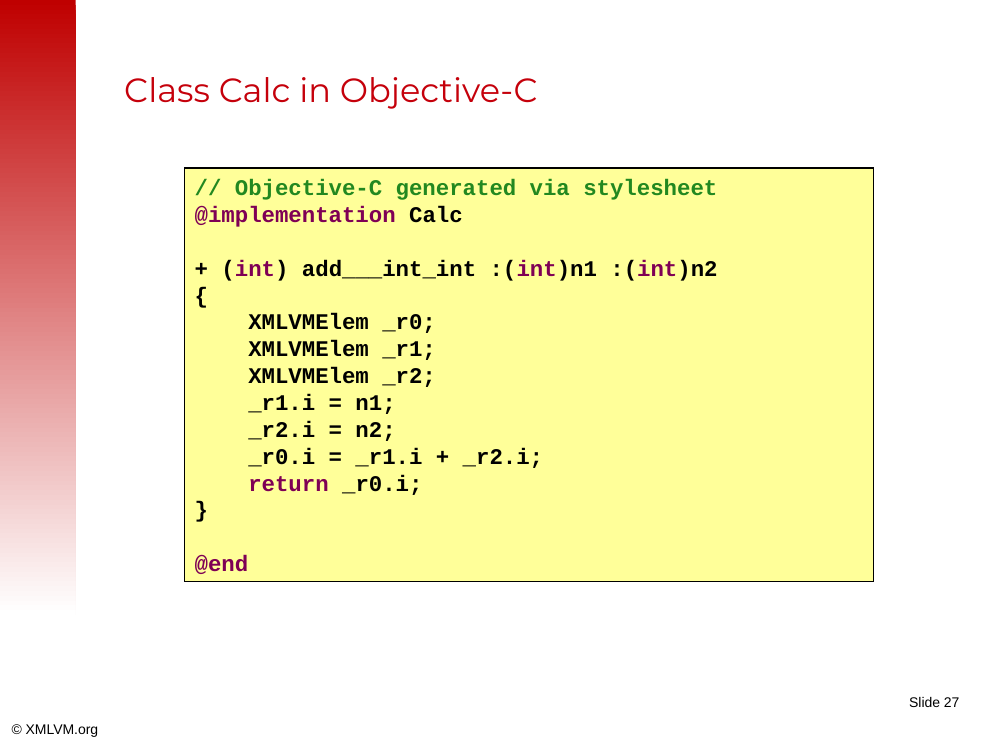
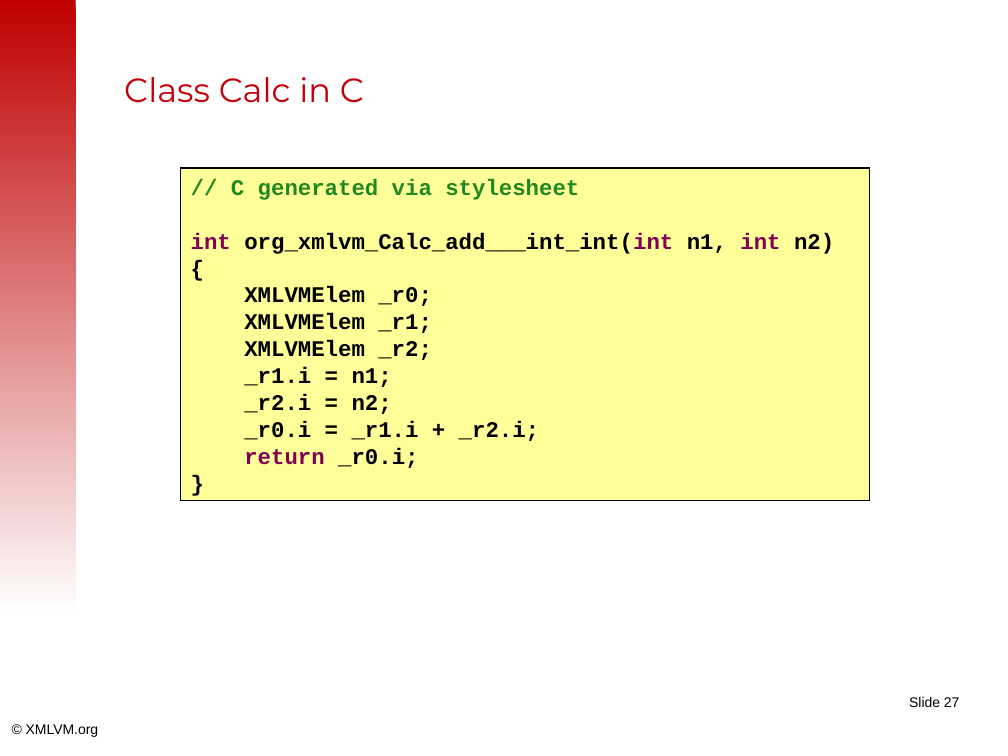
Before and after one commit to tisoft/xmlvm, a slide deck: slide 27 of doc/slides/android2iphone-master.odp. Drawn at 1008x756 pixels with LibreOffice and Linux fonts; fonts in the diff are those of the drawing; background and template pictures are left out. Boxes give left, top, right and bottom in pixels: in the first picture for what was removed or moved away, otherwise in the second. Text is boxed around its words. In the diff, an @@ line names an element or a change of style, - is before the commit and + after.

```diff
--- a/doc/slides/android2iphone-master.odp
+++ b/doc/slides/android2iphone-master.odp
@@ title at (x1=124, y1=77, x2=364, y2=103): text changed @@
-Class Calc in Objective-C
+Class Calc in C
@@ rectangle "// C generated via stylesheet" resized from (x1=184, y1=168, x2=873, y2=582) to (x1=180, y1=168, x2=869, y2=501) @@
@@ text in rectangle at (x1=191, y1=179, x2=834, y2=254): text changed; text colour #228820 to #000000 @@
-// Objective-C generated via stylesheet
-@implementation Calc
-+ (int) add___int_int :(int)n1 :(int)n2
+// C generated via stylesheet
+int org_xmlvm_Calc_add___int_int(int n1, int n2)
@@ text in rectangle at (x1=195, y1=555, x2=249, y2=574): paragraph removed @@
-@end
```
Also in this commit, not shown: 4 other slides changed, 6 slides added.
